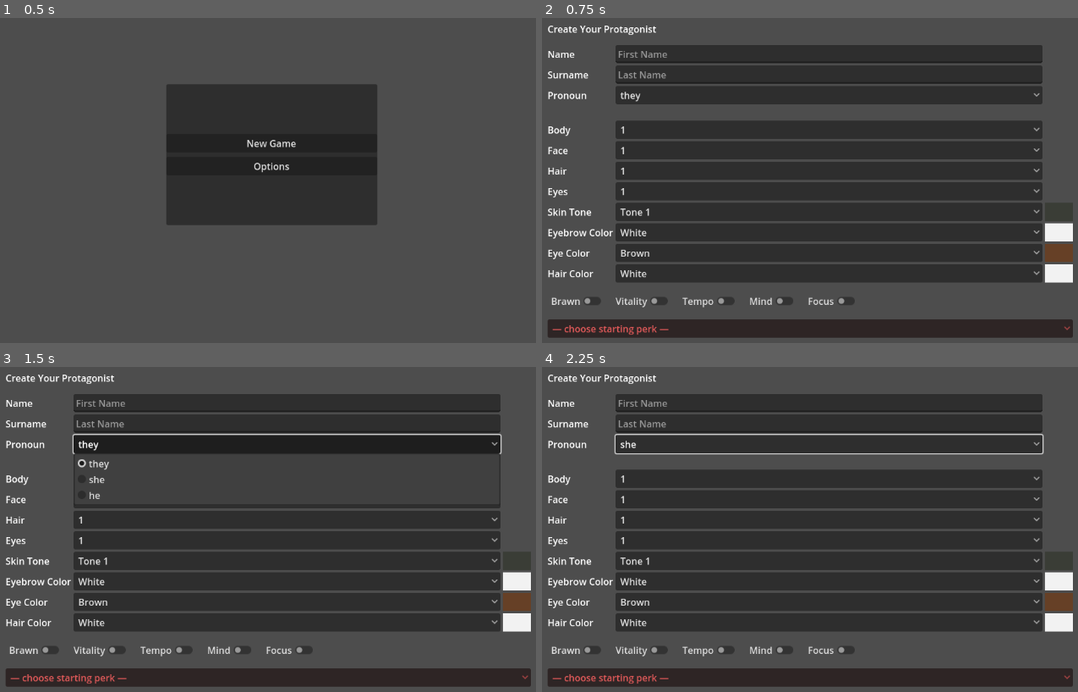
Above: before the commit, frames 1-4 (two rows, left to right).
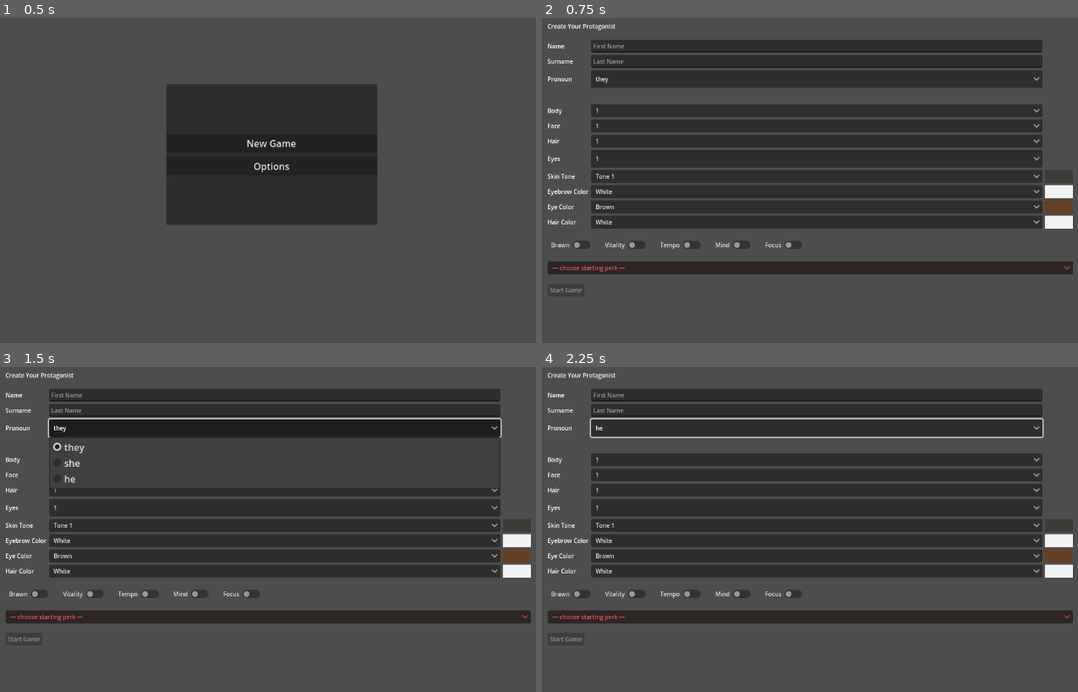
Above: after the commit, the same moments.

Repository: Cristal-Lucina/Psyokin
Game: Godot game, scene res://scenes/main_menu/Boot.tscn
The game is run twice, just before and just after one commit, with the same random seed, the same clock (stepped at 60 frames per second) and the same inputs.
Inputs:
- Up to frame 1 (0.5 s): no input
- Up to frame 2 (0.75 s): click "New Game" at 0.5 s
- Up to frame 3 (1.5 s): click "they" at 1.25 s
- Up to frame 4 (2.25 s): click "1" at 2 s

Frame 1 is identical in both runs. In frame 2, 37% of the frame differs, in the area x 1-100%, y 1-99%; in frame 3, 32%; in frame 4, 38%.

Commit message:
Set all font sizes to 10 in character creation screen
Added theme_override_font_sizes/font_size = 10 to all text elements:
- Title label
- All field labels (Name, Surname, Pronoun, Body, Face, Hair, Eyes, Skin Tone, Eyebrow Color, Eye Color, Hair Color)
- All input fields (LineEdit and OptionButton controls)
- All stat CheckButtons (Brawn, Vitality, Tempo, Mind, Focus)
- Perk selection OptionButton
- Both action buttons (Start Game, Back)

This provides consistent font sizing across the entire character creation interface.

🤖 Generated with [Claude Code](https://claude.com/claude-code)

Co-Authored-By: Claude <noreply@anthropic.com>

Diff:
--- a/scenes/creation/CharacterCreation.tscn
+++ b/scenes/creation/CharacterCreation.tscn
@@ -21,6 +21,7 @@
 
 [node name="Title" type="Label" parent="Form"]
 layout_mode = 2
+theme_override_font_sizes/font_size = 10
 text = "Create Your Protagonist"
 
 [node name="Grid" type="GridContainer" parent="Form"]
@@ -29,11 +30,13 @@
 
 [node name="NameLable" type="Label" parent="Form/Grid"]
 layout_mode = 2
+theme_override_font_sizes/font_size = 10
 text = "Name"
 
 [node name="NameInput" type="LineEdit" parent="Form/Grid"]
 unique_name_in_owner = true
 layout_mode = 2
+theme_override_font_sizes/font_size = 10
 size_flags_horizontal = 3
 placeholder_text = "First Name"
 max_length = 10
@@ -43,11 +46,13 @@
 
 [node name="SurnameLabel" type="Label" parent="Form/Grid"]
 layout_mode = 2
+theme_override_font_sizes/font_size = 10
 text = "Surname"
 
 [node name="SurnameInput" type="LineEdit" parent="Form/Grid"]
 unique_name_in_owner = true
 layout_mode = 2
+theme_override_font_sizes/font_size = 10
 size_flags_horizontal = 3
 placeholder_text = "Last Name"
 max_length = 10
@@ -57,11 +62,13 @@
 
 [node name="PronounLabel" type="Label" parent="Form/Grid"]
 layout_mode = 2
+theme_override_font_sizes/font_size = 10
 text = "Pronoun"
 
 [node name="PronounInput" type="OptionButton" parent="Form/Grid"]
 unique_name_in_owner = true
 layout_mode = 2
+theme_override_font_sizes/font_size = 10
 size_flags_horizontal = 3
 
 [node name="SpacerRow2" type="Control" parent="Form/Grid"]
@@ -80,11 +87,13 @@
 
 [node name="BodyLable" type="Label" parent="Form/Grid"]
 layout_mode = 2
+theme_override_font_sizes/font_size = 10
 text = "Body"
 
 [node name="BodyIdInput" type="OptionButton" parent="Form/Grid"]
 unique_name_in_owner = true
 layout_mode = 2
+theme_override_font_sizes/font_size = 10
 size_flags_horizontal = 3
 
 [node name="SpacerRow8" type="Control" parent="Form/Grid"]
@@ -92,11 +101,13 @@
 
 [node name="FaceLable" type="Label" parent="Form/Grid"]
 layout_mode = 2
+theme_override_font_sizes/font_size = 10
 text = "Face"
 
 [node name="FaceIdInput" type="OptionButton" parent="Form/Grid"]
 unique_name_in_owner = true
 layout_mode = 2
+theme_override_font_sizes/font_size = 10
 size_flags_horizontal = 3
 
 [node name="SpacerRow9" type="Control" parent="Form/Grid"]
@@ -104,11 +115,13 @@
 
 [node name="HairLable2" type="Label" parent="Form/Grid"]
 layout_mode = 2
+theme_override_font_sizes/font_size = 10
 text = "Hair"
 
 [node name="HairIdInput" type="OptionButton" parent="Form/Grid"]
 unique_name_in_owner = true
 layout_mode = 2
+theme_override_font_sizes/font_size = 10
 size_flags_horizontal = 3
 
 [node name="SpacerRow10" type="Control" parent="Form/Grid"]
@@ -116,11 +129,13 @@
 
 [node name="EyesLable" type="Label" parent="Form/Grid"]
 layout_mode = 2
+theme_override_font_sizes/font_size = 10
 text = "Eyes"
 
 [node name="EyesIdInput" type="OptionButton" parent="Form/Grid"]
 unique_name_in_owner = true
 layout_mode = 2
+theme_override_font_sizes/font_size = 10
 size_flags_horizontal = 3
 
 [node name="SpacerRow4" type="Control" parent="Form/Grid"]
@@ -133,11 +148,13 @@
 
 [node name="SkinToneLabel" type="Label" parent="Form/Grid"]
 layout_mode = 2
+theme_override_font_sizes/font_size = 10
 text = "Skin Tone"
 
 [node name="BodyColorInput" type="OptionButton" parent="Form/Grid"]
 unique_name_in_owner = true
 layout_mode = 2
+theme_override_font_sizes/font_size = 10
 size_flags_horizontal = 3
 
 [node name="BodyColorSwatch" type="ColorRect" parent="Form/Grid"]
@@ -147,11 +164,13 @@
 
 [node name="BrowColorLabel" type="Label" parent="Form/Grid"]
 layout_mode = 2
+theme_override_font_sizes/font_size = 10
 text = "Eyebrow Color"
 
 [node name="EyebrowColorInput" type="OptionButton" parent="Form/Grid"]
 unique_name_in_owner = true
 layout_mode = 2
+theme_override_font_sizes/font_size = 10
 size_flags_horizontal = 3
 
 [node name="EyebrowColorSwatch" type="ColorRect" parent="Form/Grid"]
@@ -161,11 +180,13 @@
 
 [node name="EyeColorLabel" type="Label" parent="Form/Grid"]
 layout_mode = 2
+theme_override_font_sizes/font_size = 10
 text = "Eye Color"
 
 [node name="EyeColorInput" type="OptionButton" parent="Form/Grid"]
 unique_name_in_owner = true
 layout_mode = 2
+theme_override_font_sizes/font_size = 10
 size_flags_horizontal = 3
 
 [node name="EyeColorSwatch" type="ColorRect" parent="Form/Grid"]
@@ -175,11 +196,13 @@
 
 [node name="HairColorLabel" type="Label" parent="Form/Grid"]
 layout_mode = 2
+theme_override_font_sizes/font_size = 10
 text = "Hair Color"
 
 [node name="HairColorInput" type="OptionButton" parent="Form/Grid"]
 unique_name_in_owner = true
 layout_mode = 2
+theme_override_font_sizes/font_size = 10
 size_flags_horizontal = 3
 
 [node name="HairColorSwatch" type="ColorRect" parent="Form/Grid"]
@@ -194,32 +217,38 @@
 [node name="StatBRW" type="CheckButton" parent="Form/StatsRow"]
 unique_name_in_owner = true
 layout_mode = 2
+theme_override_font_sizes/font_size = 10
 text = "Brawn"
 
 [node name="StatVTL" type="CheckButton" parent="Form/StatsRow"]
 unique_name_in_owner = true
 layout_mode = 2
+theme_override_font_sizes/font_size = 10
 text = "Vitality"
 
 [node name="StatTPO" type="CheckButton" parent="Form/StatsRow"]
 unique_name_in_owner = true
 layout_mode = 2
+theme_override_font_sizes/font_size = 10
 text = "Tempo"
 
 [node name="StatMND" type="CheckButton" parent="Form/StatsRow"]
 unique_name_in_owner = true
 layout_mode = 2
+theme_override_font_sizes/font_size = 10
 text = "Mind"
 
 [node name="StatFCS" type="CheckButton" parent="Form/StatsRow"]
 unique_name_in_owner = true
 layout_mode = 2
+theme_override_font_sizes/font_size = 10
 text = "Focus"
 
 [node name="PerkInput" type="OptionButton" parent="Form"]
 unique_name_in_owner = true
 modulate = Color(1, 0.4, 0.4, 1)
 layout_mode = 2
+theme_override_font_sizes/font_size = 10
 size_flags_horizontal = 3
 
 [node name="Buttons" type="HBoxContainer" parent="Form"]
@@ -229,11 +258,13 @@
 [node name="ConfirmBtn" type="Button" parent="Form/Buttons"]
 unique_name_in_owner = true
 layout_mode = 2
+theme_override_font_sizes/font_size = 10
 text = "Start Game"
 
 [node name="CancelBtn" type="Button" parent="Form/Buttons"]
 unique_name_in_owner = true
 layout_mode = 2
+theme_override_font_sizes/font_size = 10
 text = "Back"
 
 [connection signal="pressed" from="Form/Buttons/ConfirmBtn" to="." method="_on_confirm_pressed"]
